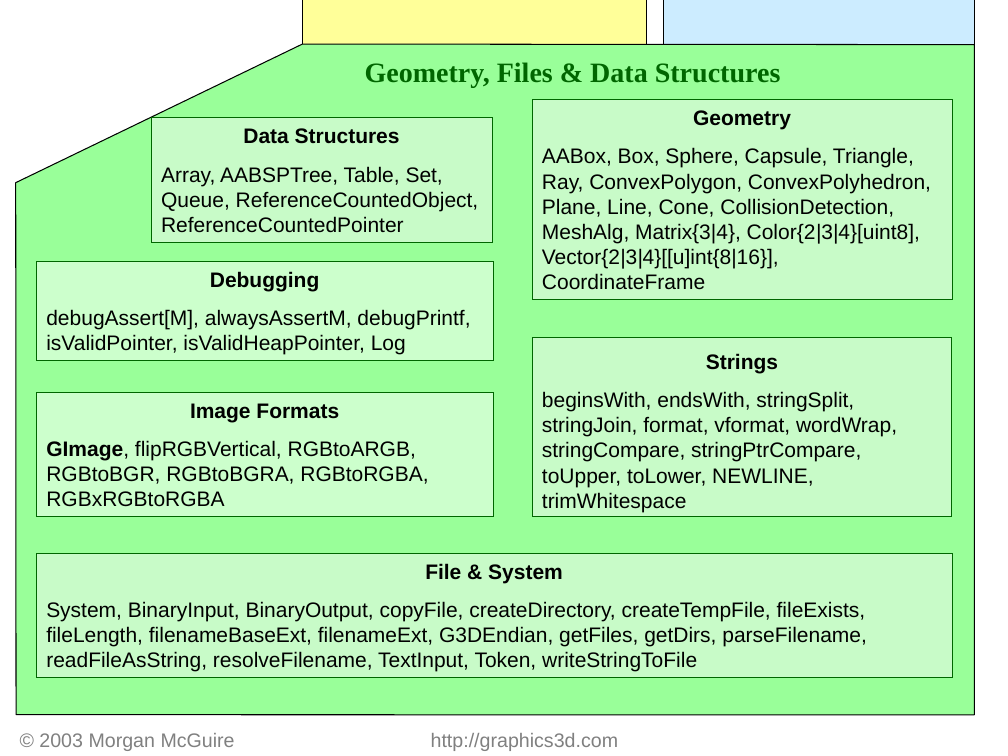
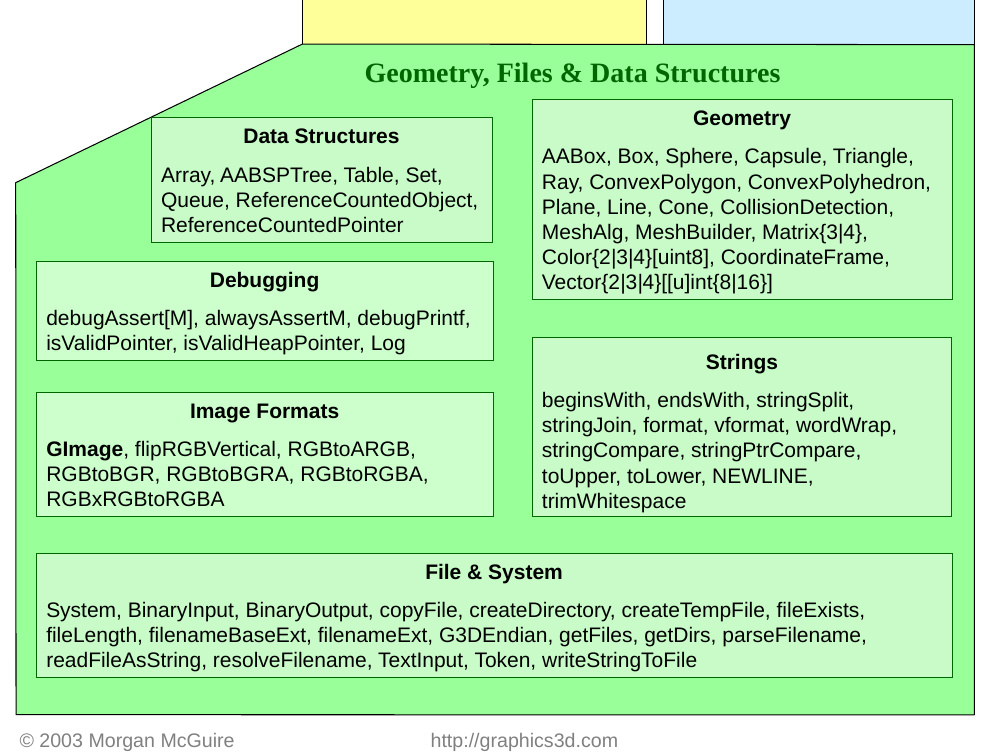
Before and after one commit to luaman/g3d-cpp, a slide deck: slide 2 of source/html/G3D-Map.ppt. Drawn at 1008x756 pixels with LibreOffice and Linux fonts; fonts in the diff are those of the drawing. Boxes give left, top, right and bottom in pixels: in the first picture for what was removed or moved away, otherwise in the second. Text is boxed around its words. In the diff, an @@ line names an element or a change of style, - is before the commit and + after.

```diff
--- a/source/html/G3D-Map.ppt
+++ b/source/html/G3D-Map.ppt
@@ text in rectangle at box(542, 147, 931, 294): text changed @@
-AABox, Box, Sphere, Capsule, Triangle, Ray, ConvexPolygon, ConvexPolyhedron, Plane, Line, Cone, CollisionDetection, MeshAlg, Matrix{3|4}, Color{2|3|4}[uint8], Vector{2|3|4}[[u]int{8|16}], CoordinateFrame
+AABox, Box, Sphere, Capsule, Triangle, Ray, ConvexPolygon, ConvexPolyhedron, Plane, Line, Cone, CollisionDetection, MeshAlg, MeshBuilder, Matrix{3|4}, Color{2|3|4}[uint8], CoordinateFrame, Vector{2|3|4}[[u]int{8|16}]
```
Also in this commit, not shown: 3 other slides changed, 1 slide added, 1 slide removed.
